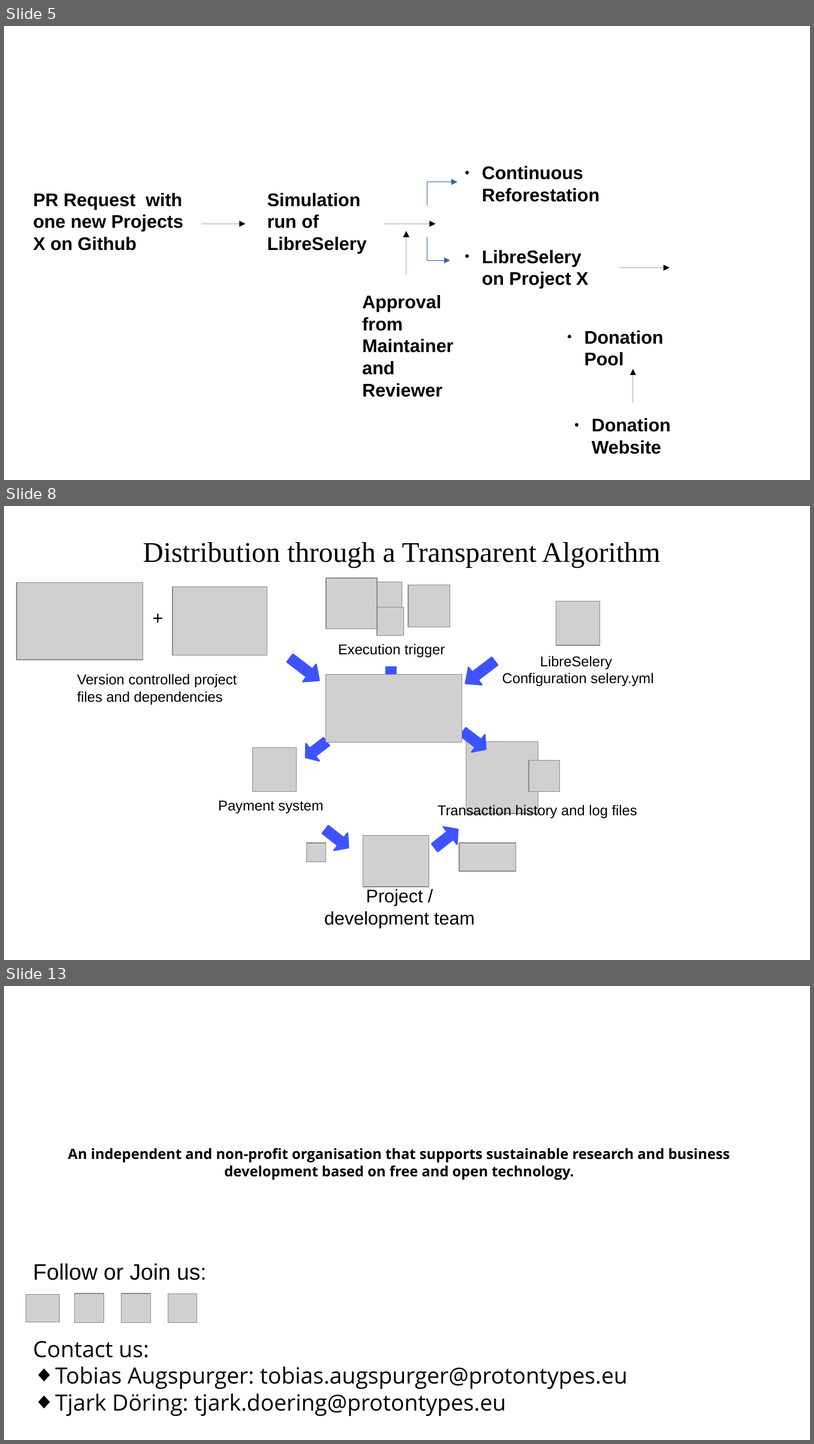
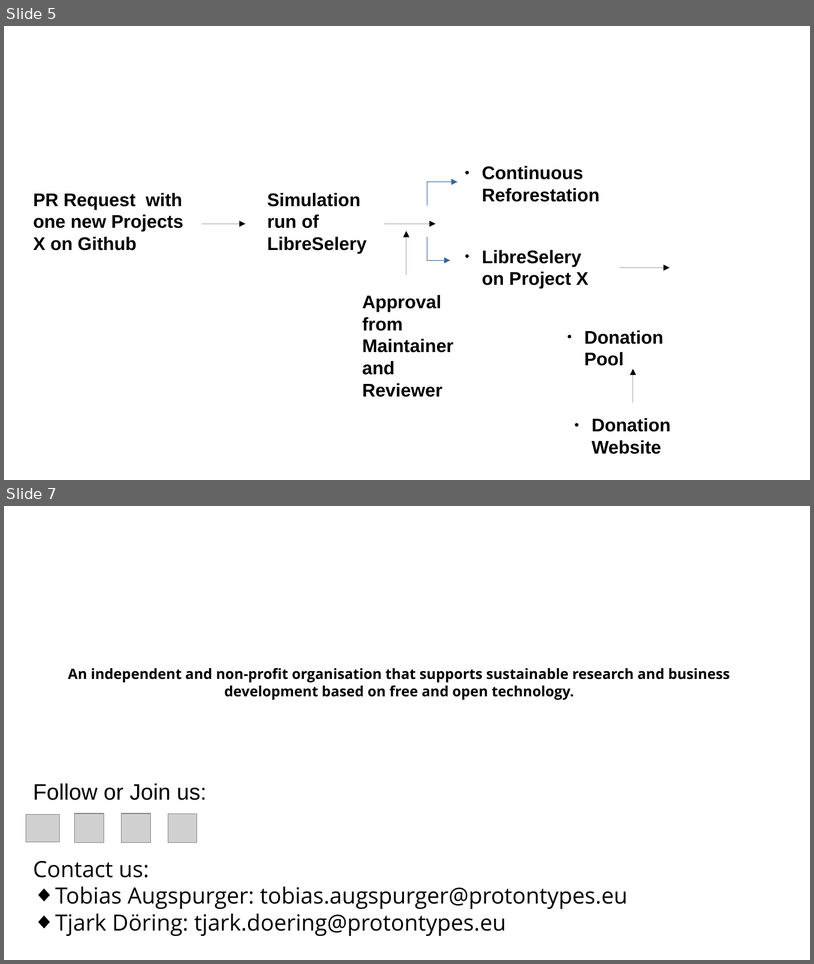
Before and after one commit to protontypes/documents, a slide deck: slides/protontypes_roadmap.odp. Shown one above the other, each under a label of ours: slides 5, 8 and 13 before the commit, slides 5 and 7 after it; the slides between them are not shown. The pictures are 814x1444 and 814x964 pixels, drawn with LibreOffice and Linux fonts; fonts in the diff are those of the drawing; grey boxes stand for pictures; background and template pictures are left out. Boxes give left, top, right and bottom in pixels: in the first picture for what was removed or moved away, otherwise in the second. Text is boxed around its words. In the diff, an @@ line names an element or a change of style, - is before the commit and + after.

```diff
--- a/slides/protontypes_roadmap.odp
+++ b/slides/protontypes_roadmap.odp
@@ slide 8 removed at (x1=4, y1=506, x2=810, y2=960), background #FFFFFF @@
@@ text removed at (x1=143, y1=542, x2=660, y2=568) @@
-Distribution through a Transparent Algorithm
@@ picture removed at (x1=17, y1=583, x2=143, y2=660) @@
@@ picture removed at (x1=173, y1=586, x2=267, y2=655) @@
@@ picture removed at (x1=326, y1=578, x2=377, y2=629) @@
@@ picture removed at (x1=377, y1=582, x2=402, y2=607) @@
@@ picture removed at (x1=408, y1=585, x2=450, y2=627) @@
@@ text removed at (x1=145, y1=603, x2=182, y2=630) @@
-+
@@ picture removed at (x1=377, y1=607, x2=404, y2=636) @@
@@ picture removed at (x1=557, y1=601, x2=600, y2=645) @@
@@ freeform shape removed at (x1=284, y1=649, x2=326, y2=689) @@
@@ text removed at (x1=338, y1=643, x2=445, y2=657) @@
-Execution trigger
@@ freeform shape removed at (x1=380, y1=667, x2=402, y2=686) @@
@@ freeform shape removed at (x1=459, y1=652, x2=501, y2=692) @@
@@ text removed at (x1=503, y1=655, x2=654, y2=686) @@
-LibreSelery
-Configuration selery.yml
@@ text removed at (x1=77, y1=673, x2=237, y2=705) @@
-Version controlled project
-files and dependencies
@@ picture removed at (x1=326, y1=675, x2=462, y2=742) @@
@@ freeform shape removed at (x1=299, y1=733, x2=333, y2=766) @@
@@ freeform shape removed at (x1=456, y1=723, x2=493, y2=758) @@
@@ picture removed at (x1=253, y1=747, x2=297, y2=792) @@
@@ picture removed at (x1=467, y1=742, x2=538, y2=813) @@
@@ picture removed at (x1=530, y1=760, x2=560, y2=792) @@
@@ text removed at (x1=218, y1=800, x2=323, y2=813) @@
-Payment system
@@ text removed at (x1=438, y1=804, x2=638, y2=818) @@
-Transaction history and log files
@@ freeform shape removed at (x1=318, y1=820, x2=355, y2=856) @@
@@ freeform shape removed at (x1=428, y1=820, x2=465, y2=856) @@
@@ picture removed at (x1=307, y1=843, x2=326, y2=862) @@
@@ picture removed at (x1=363, y1=835, x2=429, y2=886) @@
@@ picture removed at (x1=459, y1=843, x2=516, y2=871) @@
@@ text removed at (x1=324, y1=889, x2=475, y2=928) @@
-Project / development team
@@ what was slide 13 is now slide 7 @@
```
Also in this commit, not shown: 1 slide changed, 1 slide added, 6 other slides removed, 2 other files.
